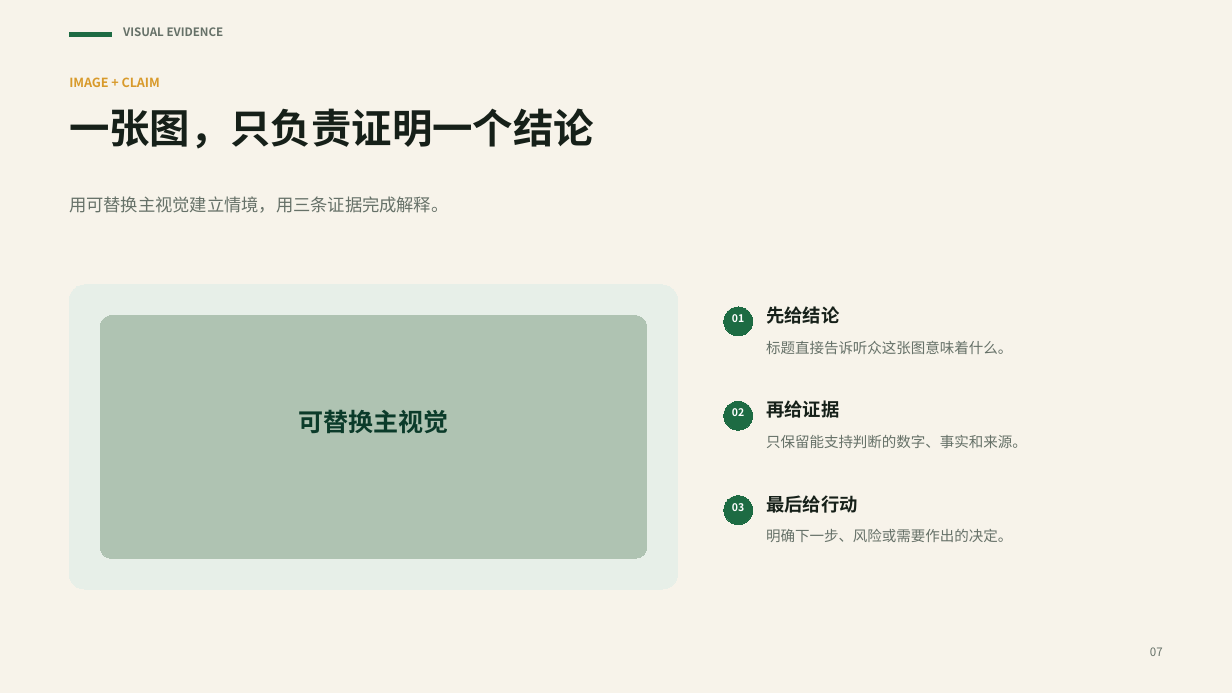
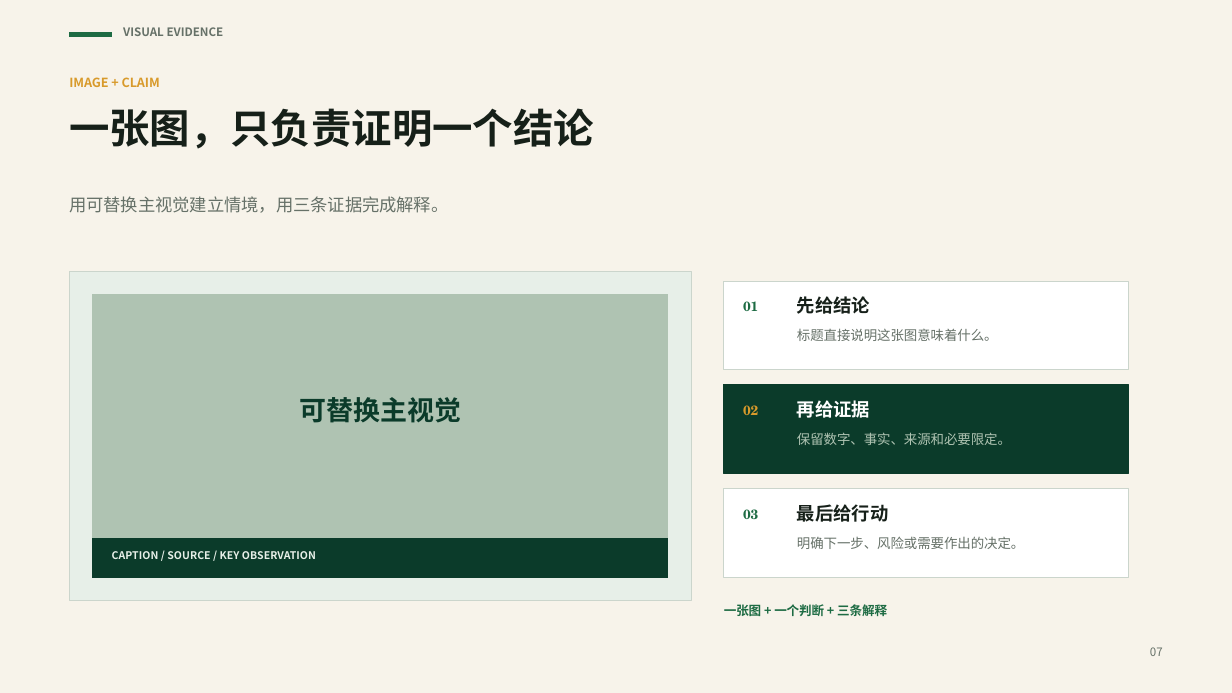
Before and after one commit to zhoy0409-debug/build-premium-pptx, a slide deck: slide 7 of assets/premium-green-layout-kit.pptx. Drawn at 1232x693 pixels with LibreOffice and Linux fonts; fonts in the diff are those of the drawing. Boxes give left, top, right and bottom in pixels: in the first picture for what was removed or moved away, otherwise in the second. Text is boxed around its words. In the diff, an @@ line names an element or a change of style, - is before the commit and + after.

```diff
--- a/assets/premium-green-layout-kit.pptx
+++ b/assets/premium-green-layout-kit.pptx
@@ rectangle: place and size @@
-rectangle at <box>69,285,677,589</box>
+rectangle at <box>69,272,691,601</box>
@@ rectangle at <box>69,272,691,601</box>: rounded rectangle to rectangle; outline #E7EFE8 0 pt to #CBD5CC 0.75 pt @@
@@ rectangle: place and size @@
-rectangle at <box>100,316,647,558</box>
+rectangle at <box>92,295,668,540</box>
@@ rectangle at <box>92,295,668,540</box>: rounded rectangle to rectangle @@
@@ rectangle added at <box>724,281,1128,370</box>, fill #FFFFFF, outline #CBD5CC 0.75 pt @@
@@ text "01" at <box>743,301,758,311</box>: size 8.2 to 10.5 pt, font Noto Sans CJK SC to TeX Gyre Schola, text colour #FFFFFF to #1D6B43; alignment centre to left @@
@@ text "01": place and size @@
-text "01" at <box>732,314,744,322</box>
+text "01" at <box>743,301,758,311</box>
@@ text "先给结论": place and size @@
-text "先给结论" at <box>766,306,839,324</box>
+text "先给结论" at <box>797,296,870,314</box>
@@ ellipse removed at <box>724,307,752,335</box> @@
@@ text at <box>797,329,998,341</box>: text changed; size 11.2 to 10.5 pt @@
-标题直接告诉听众这张图意味着什么。
+标题直接说明这张图意味着什么。
@@ text "可替换主视觉": place and size @@
-text "可替换主视觉" at <box>298,409,448,433</box>
+text "可替换主视觉" at <box>299,397,461,423</box>
@@ text "可替换主视觉" at <box>299,397,461,423</box>: size 19.5 to 21 pt @@
@@ rectangle added at <box>724,385,1128,474</box>, fill #0B3B2A, outline #0B3B2A 0.75 pt @@
@@ ellipse removed at <box>724,401,752,430</box> @@
@@ text "02": place and size @@
-text "02" at <box>732,408,744,416</box>
+text "02" at <box>743,405,758,415</box>
@@ text "02" at <box>743,405,758,415</box>: size 8.2 to 10.5 pt, font Noto Sans CJK SC to TeX Gyre Schola, text colour #FFFFFF to #D89A2B; alignment centre to left @@
@@ text "再给证据": place and size @@
-text "再给证据" at <box>766,400,839,418</box>
+text "再给证据" at <box>797,400,870,418</box>
@@ text "再给证据" at <box>797,400,870,418</box>: text colour #162019 to #FFFFFF @@
@@ text at <box>797,432,1011,445</box>: text changed; size 11.2 to 10.5 pt; text colour #667168 to #AFC3B2 @@
-只保留能支持判断的数字、事实和来源。
+保留数字、事实、来源和必要限定。
@@ ellipse removed at <box>724,495,752,524</box> @@
@@ rectangle added at <box>724,489,1128,578</box>, fill #FFFFFF, outline #CBD5CC 0.75 pt @@
@@ text "03": place and size @@
-text "03" at <box>732,503,744,511</box>
+text "03" at <box>743,509,758,519</box>
@@ text "03" at <box>743,509,758,519</box>: size 8.2 to 10.5 pt, font Noto Sans CJK SC to TeX Gyre Schola, text colour #FFFFFF to #1D6B43; alignment centre to left @@
@@ text "最后给行动": place and size @@
-text "最后给行动" at <box>766,495,858,513</box>
+text "最后给行动" at <box>797,504,889,522</box>
@@ rectangle added at <box>92,539,668,578</box>, fill #0B3B2A, outline #0B3B2A 0 pt @@
@@ text "明确下一步、风险或需要作出的决定。": place and size @@
-text "明确下一步、风险或需要作出的决定。" at <box>766,529,1012,542</box>
+text "明确下一步、风险或需要作出的决定。" at <box>797,537,1024,549</box>
@@ text "明确下一步、风险或需要作出的决定。" at <box>797,537,1024,549</box>: size 11.2 to 10.5 pt @@
@@ text added at <box>112,551,316,559</box>, 8.2 pt, text #E7EFE8, bold @@
+CAPTION / SOURCE / KEY OBSERVATION
@@ text added at <box>724,604,887,616</box>, 9.8 pt, text #1D6B43, bold @@
+一张图 + 一个判断 + 三条解释
```
Also in this commit, not shown: 9 other slides changed, 10 other files.
